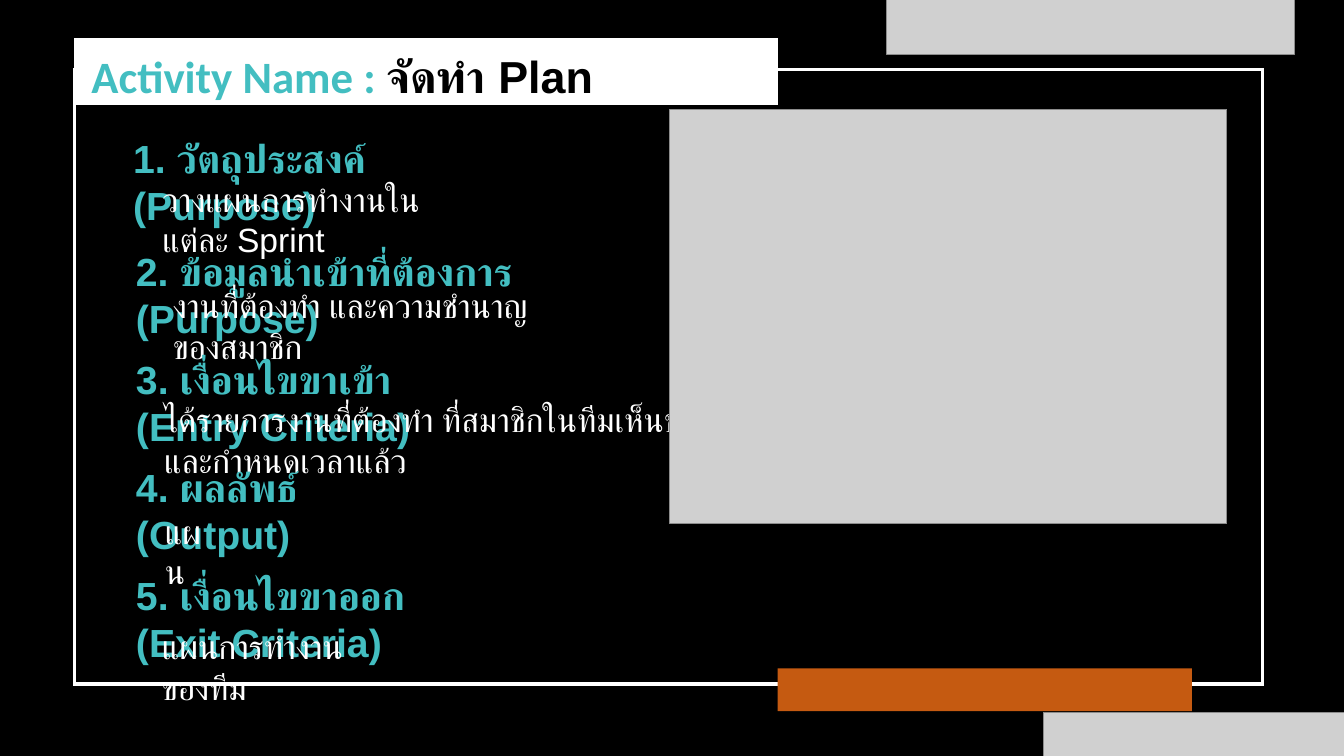
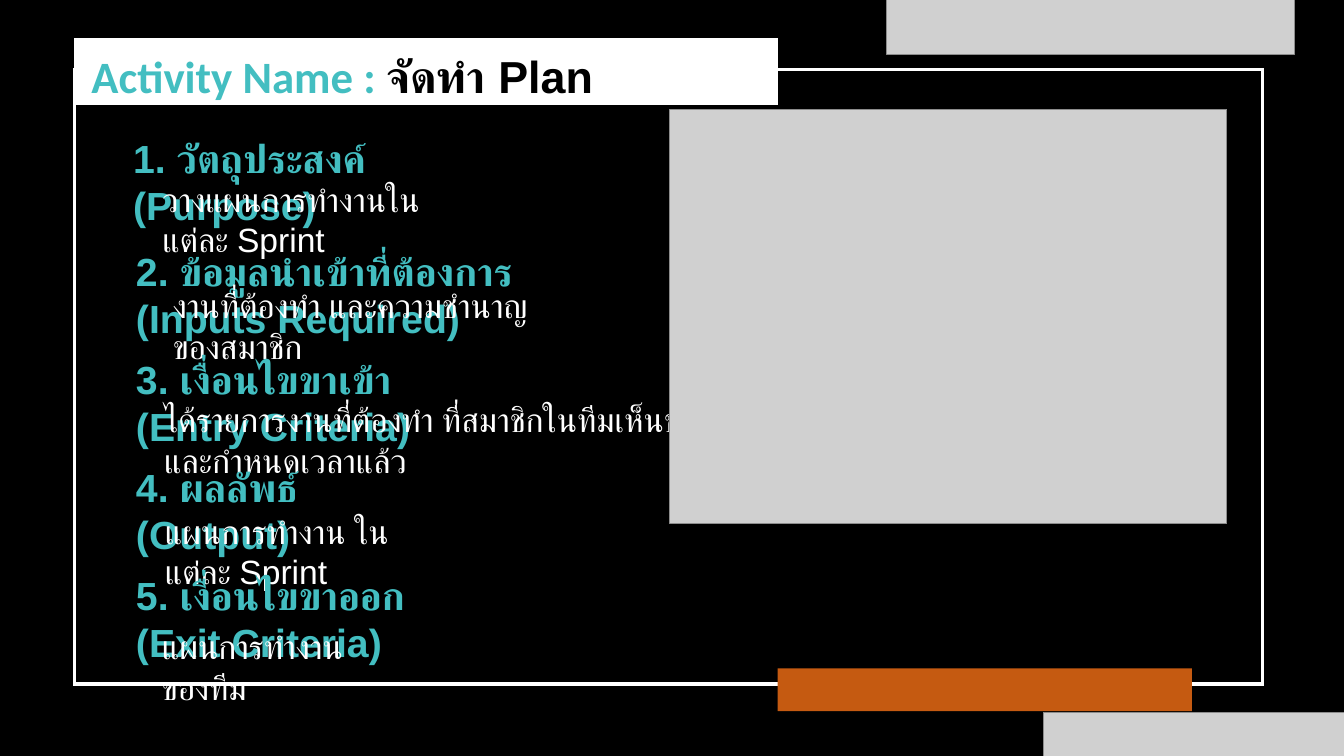
Before and after one commit to wirat0155/team4, a slide deck: slide 7 of แผนกลยุทธ์/V.1.3.1 [2021-07-17] แผนกลยุทธ์การพัฒนาซอฟต์แวร์.pptx. Drawn at 1344x756 pixels with LibreOffice and Linux fonts; fonts in the diff are those of the drawing; grey boxes stand for pictures. Boxes give left, top, right and bottom in pixels: in the first picture for what was removed or moved away, otherwise in the second. Text is boxed around its words. In the diff, an @@ line names an element or a change of style, - is before the commit and + after.

```diff
--- a/แผนกลยุทธ์/V.1.3.1 [2021-07-17] แผนกลยุทธ์การพัฒนาซอฟต์แวร์.pptx
+++ b/แผนกลยุทธ์/V.1.3.1 [2021-07-17] แผนกลยุทธ์การพัฒนาซอฟต์แวร์.pptx
@@ text at <box>136,255,513,341</box>: text changed @@
-2. ข้อมูลนำเข้าที่ต้องการ (Purpose)
+2. ข้อมูลนำเข้าที่ต้องการ (Inputs Required)
@@ text at <box>165,520,346,594</box>: text changed @@
-แผน
+แผนการทำงาน ในแต่ละ Sprint
```
Also in this commit, not shown: 16 other slides changed, 3 other files.
